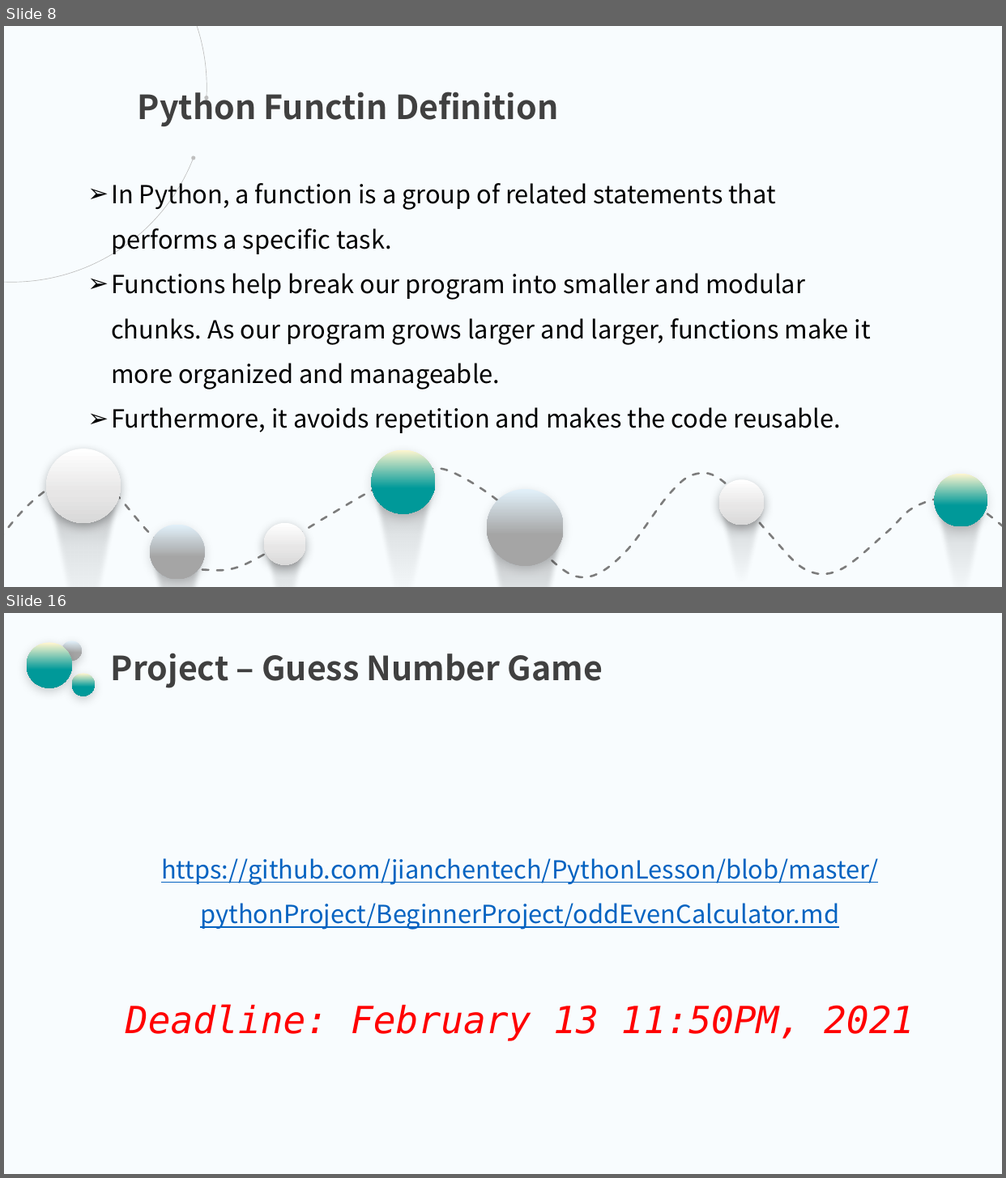
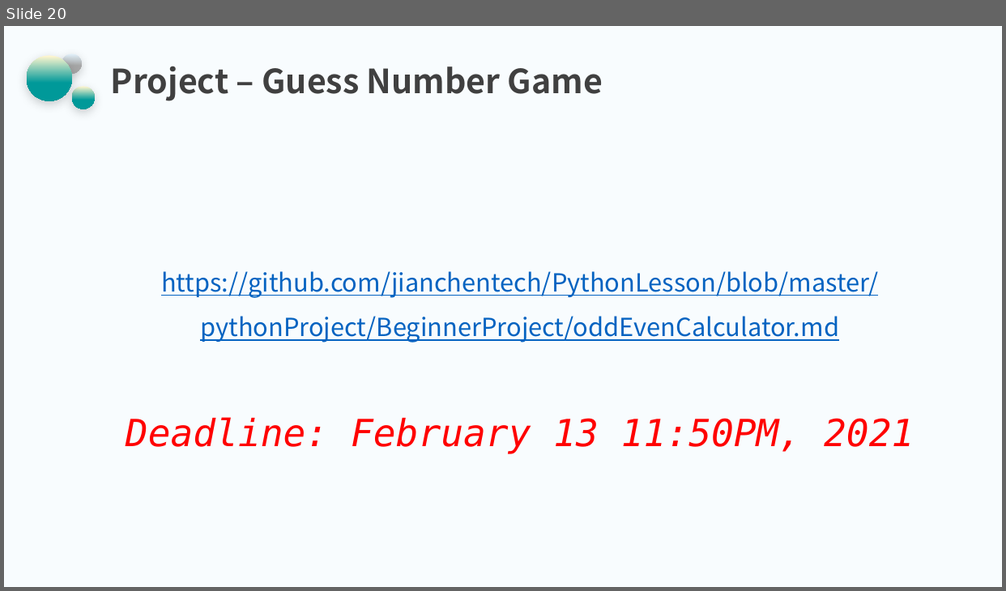
Before and after one commit to jianchentech/PythonLesson, a slide deck: pythonBeginnerLecture/PythonPart10.pptx. Shown one above the other, each under a label of ours: slides 8 and 16 before the commit, slide 20 after it; the slides between them are not shown. The pictures are 1006x1178 and 1006x591 pixels, drawn with LibreOffice and Linux fonts; fonts in the diff are those of the drawing; background and template pictures are left out. Boxes give left, top, right and bottom in pixels: in the first picture for what was removed or moved away, otherwise in the second. Text is boxed around its words. In the diff, an @@ line names an element or a change of style, - is before the commit and + after.

```diff
--- a/pythonBeginnerLecture/PythonPart10.pptx
+++ b/pythonBeginnerLecture/PythonPart10.pptx
@@ slide 8 removed at box(4, 26, 1002, 587), background picture (left out) @@
@@ arc (boxed as its full ellipse) removed at box(4, 26, 206, 282) @@
@@ text removed at box(138, 85, 558, 126) @@
-Python Functin Definition
@@ text removed at box(111, 179, 871, 433) @@
-➢ In Python, a function is a group of related statements that performs a specific task.
-➢ Functions help break our program into smaller and modular chunks. As our program grows larger and larger, functions make it more organized and manageable.
-➢ Furthermore, it avoids repetition and makes the code reusable.
@@ ellipse removed at box(47, 449, 121, 523) @@
@@ ellipse removed at box(372, 450, 435, 514) @@
@@ freeform shape removed at box(4, 468, 1002, 578) @@
@@ freeform shape removed at box(42, 486, 125, 587) @@
@@ freeform shape removed at box(368, 482, 438, 587) @@
@@ ellipse removed at box(719, 480, 764, 525) @@
@@ ellipse removed at box(935, 474, 987, 527) @@
@@ ellipse removed at box(487, 489, 564, 566) @@
@@ freeform shape removed at box(714, 503, 769, 587) @@
@@ freeform shape removed at box(931, 501, 990, 587) @@
@@ ellipse removed at box(150, 525, 205, 579) @@
@@ ellipse removed at box(264, 523, 305, 565) @@
@@ freeform shape removed at box(483, 527, 568, 587) @@
@@ freeform shape removed at box(147, 552, 207, 587) @@
@@ freeform shape removed at box(260, 544, 309, 587) @@
@@ what was slide 16 is now slide 20 @@
```
Also in this commit, not shown: 3 slides changed, 15 slides added, 10 other slides removed.
